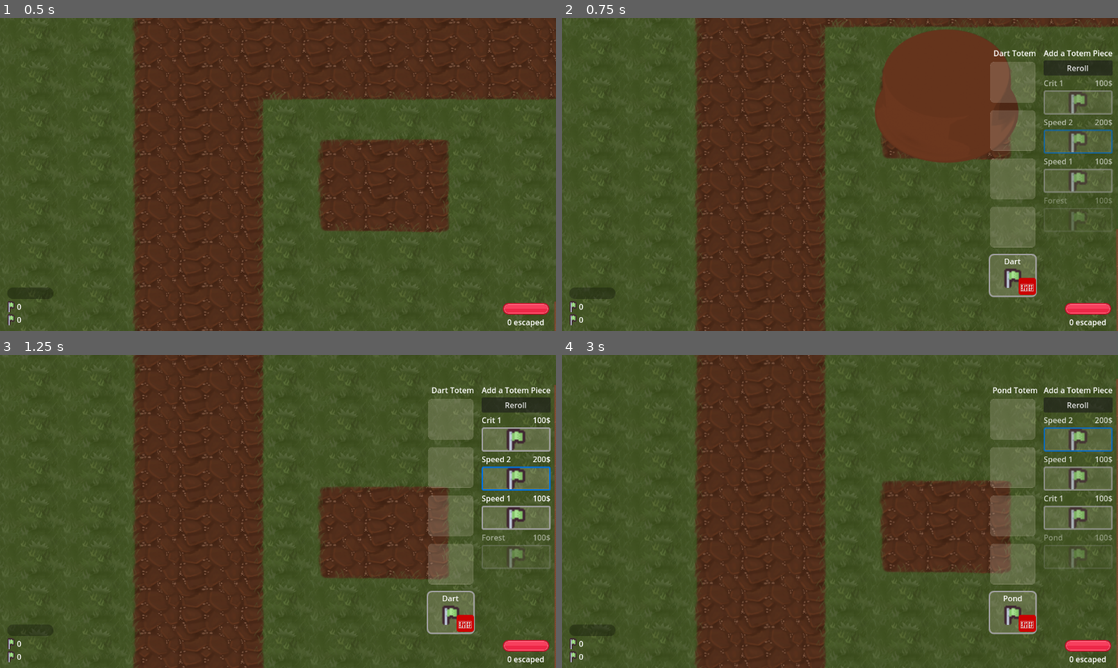
Above: before the commit, frames 1-4 (two rows, left to right).
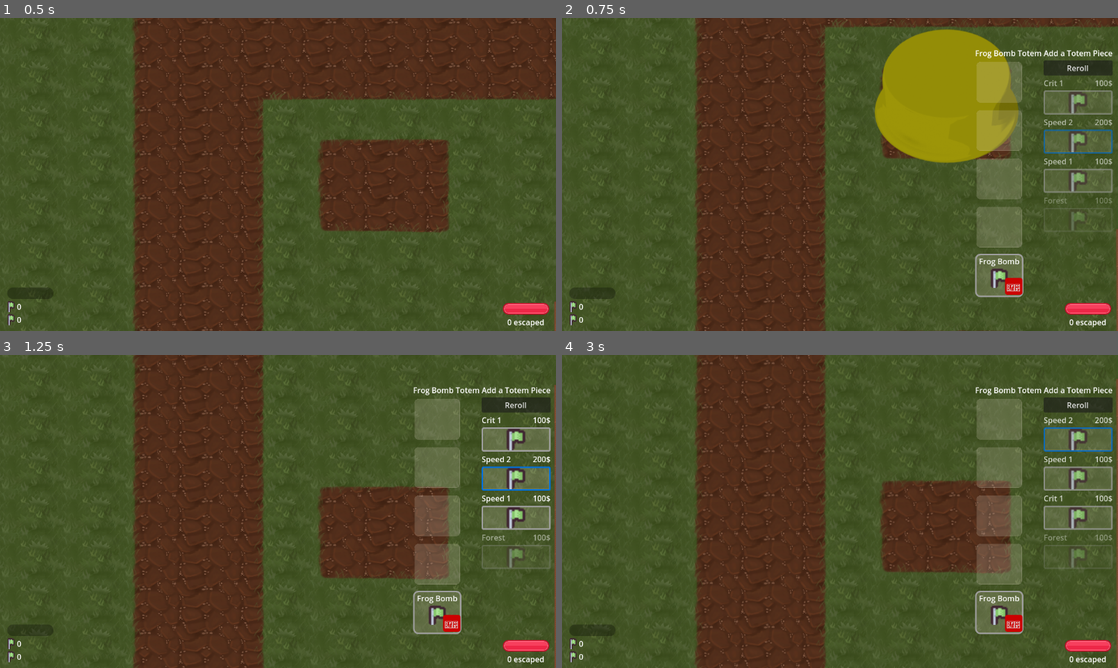
Above: after the commit, the same moments.

Repository: Jelleas/gmtk-2025
Game: Godot game, scene res://main_level.tscn
Two runs of this game, one before a commit and one after it. Both use one fixed random seed, a clock stepped at 60 frames per second and the inputs below.
Inputs (mouse positions are in pixels of both pictures, inside the frame that each line leads up to):
- Up to frame 1 (0.5 s): no input
- Up to frame 2 (0.75 s): tap Enter at 0.5 s; move the mouse to (962, 158) at 0.52 s; hold Down (camera_move_down) from 0.53 s (still down); click (962, 158) at 0.67 s
- Up to frame 3 (1.25 s): keep holding Down (camera_move_down)
- Up to frame 4 (3 s): release Down (camera_move_down) at 1.25 s; click "🗑️" at 1.25 s; click "Reroll" at 2 s; click (1079, 555) at 2.75 s

Frame 1 is identical in both runs. In frame 2, 12% of the frame differs, in the area x 56-87%, y 3-90%; in frame 3, 3.8%; in frame 4, 3.8%.

Commit message:
add frog bomb totem base

Diff:
--- a/totem/dart/attack_area.gd
+++ /dev/null
@@ -1,15 +0,0 @@
-extends Area2D
-
-signal target_detected(target)
-
-@export var detection_radius := 32.0
-
-func _ready():
-	$CollisionShape2D.shape.radius = detection_radius
-	monitoring = true
-	monitorable = true
-	connect("body_entered", _on_body_entered)
-
-func _on_body_entered(body):
-	if body.is_in_group("enemy"):
-		emit_signal("target_detected", body)
--- a/totem/dart/dart.tscn
+++ b/totem/dart/dart.tscn
@@ -4,7 +4,7 @@
 
 [sub_resource type="CircleShape2D" id="CircleShape2D_yc6he"]
 
-[node name="Dart" type="Node2D"]
+[node name="Bomb" type="Node2D"]
 script = ExtResource("1_f4d15")
 
 [node name="AttackArea" type="Area2D" parent="."]
--- a/totem/frog_bomb.gd
+++ b/totem/frog_bomb/frog_bomb.gd
@@ -11,6 +11,13 @@
 var total_energy: float
 var energy_cost: float
 var current_energy: float
+var range: float
+
+var global_pos: Vector2
+var local_pos: Vector2
+
+var locked_target: Area2D
+var attack_area: Area2D
 
 func init(parent_ref):
 	totem = parent_ref
@@ -24,14 +31,34 @@
 	cooldown = totem.base.cooldown
 	total_energy = totem.base.total_energy
 	energy_cost = totem.base.energy_cost
+	range = totem.base.range
+
 
 	totem.damage = totem.base.damage
 	totem.crit_chance = totem.base.crit_chance
 	totem.cooldown = totem.base.cooldown
+	totem.range = totem.base.range
 	totem.total_energy = totem.base.total_energy
 	totem.energy_cost = totem.base.energy_cost
 	totem.produces = totem.base.produces
 	totem.consumes = totem.base.consumes
+
+	global_pos = totem.global_pos
+	local_pos = totem.local_pos
+
+	totem.sprite.modulate = totem.base.sprite_color
+	totem.sprite.global_position = global_pos
+
+	attack_area = $AttackArea
+	attack_area.global_position = local_pos
+	$AttackArea/CollisionShape2D.shape.radius = totem.base.range
+	attack_area.area_entered.connect(_on_attack_area_entered)
+	attack_area.area_exited.connect(_on_attack_area_exited)
+	attack_area.collision_mask = 1
+	attack_area.collision_layer = 1
+	attack_area.set_physics_process(true)
+	attack_area.monitoring = true
+	attack_area.monitorable = true
 
 	is_active = true
 	totem.is_active = true
@@ -42,6 +69,17 @@
 	if(current_energy <= energy_cost):
 		refill_energy()
 
+func _on_attack_area_entered(body: Node2D) -> void:
+	if(!locked_target):
+		locked_target = body
+
+func _on_attack_area_exited(body: Node2D) -> void:
+	if locked_target == body:
+		locked_target = null
+		var target_list = attack_area.get_overlapping_bodies()
+		if(target_list.size() > 0):
+			locked_target = target_list[0]
+
 func refill_energy():
 	if(totem.needs_met):
 		current_energy = total_energy
@@ -49,9 +87,19 @@
 		totem.needs_met = false
 
 func totem_action():
-	if(current_energy >= energy_cost):
+	if(locked_target && current_energy <= energy_cost):
 		current_energy -= energy_cost
-		print("PEW PEW PEW")
+		drop(local_pos, locked_target)
+
+func drop(from: Vector2, target: Area2D):
+	print("test")
+	var to = totem.tile_map_layer.to_local(target.global_position)
+	var projectile_scene = preload("res://totem/frog_bomb/projectile.tscn")
+	var proj = projectile_scene.instantiate()
+	proj.target = target
+	proj.damage = damage
+	proj.global_position = to
+	add_child(proj)
 
 func apply_modifier(modifier: TotemPieces.Modifier):
 	var mod_totem = modifier.apply(totem.base)
--- /dev/null
+++ b/totem/frog_bomb/frog_bomb.tscn
@@ -0,0 +1,29 @@
+[gd_scene load_steps=4 format=3 uid="uid://c18gatq2tlnuy"]
+
+[ext_resource type="Script" uid="uid://b0olvug71j455" path="res://totem/frog_bomb/frog_bomb.gd" id="1_x6ox2"]
+
+[sub_resource type="GDScript" id="GDScript_x6ox2"]
+script/source = "extends Area2D
+
+signal target_detected(target)
+
+func _ready():
+	monitoring = true
+	monitorable = true
+	connect(\"body_entered\", _on_body_entered)
+
+func _on_body_entered(body):
+	if body.is_in_group(\"enemy\"):
+		emit_signal(\"target_detected\", body)
+"
+
+[sub_resource type="CircleShape2D" id="CircleShape2D_x6ox2"]
+
+[node name="FrogBomb" type="Node2D"]
+script = ExtResource("1_x6ox2")
+
+[node name="AttackArea" type="Area2D" parent="."]
+script = SubResource("GDScript_x6ox2")
+
+[node name="CollisionShape2D" type="CollisionShape2D" parent="AttackArea"]
+shape = SubResource("CircleShape2D_x6ox2")
--- /dev/null
+++ b/totem/frog_bomb/projectile.gd
@@ -0,0 +1,37 @@
+extends Area2D
+
+@export var grav := 1400.0
+@export var initial_vertical_speed := -300.0
+
+@onready var sprite = $Sprite2D
+
+var vertical_velocity := 0.0
+var z_height := 0.0
+var radius := 200
+
+var target: Area2D = null
+var damage: int
+
+func _ready():
+	vertical_velocity = initial_vertical_speed
+	$CollisionShape2D.disabled = true
+	$CollisionShape2D.shape.radius = radius
+	monitoring = true
+	monitorable = true
+	collision_layer = 2
+	collision_mask = 1
+	add_to_group("projectile")
+
+func _physics_process(delta):
+	# Apply gravity
+	vertical_velocity += grav * delta
+	z_height += vertical_velocity * delta
+
+	# Simulate drop by adjusting sprite position upward
+	sprite.position.y = z_height
+
+	# When it "lands"
+	if z_height > 0:
+		sprite.position.y = 0
+		$CollisionShape2D.disabled = false
+		queue_free()  # or play impact animation
--- /dev/null
+++ b/totem/frog_bomb/projectile.tscn
@@ -0,0 +1,15 @@
+[gd_scene load_steps=4 format=3 uid="uid://jlrc22rhcswx"]
+
+[ext_resource type="Script" uid="uid://ylyj1ly0qihp" path="res://totem/frog_bomb/projectile.gd" id="1_k7fgj"]
+[ext_resource type="Texture2D" uid="uid://2tgfturtref7" path="res://assets/totems/totem-base.png" id="2_k7fgj"]
+
+[sub_resource type="CircleShape2D" id="CircleShape2D_5v8n2"]
+
+[node name="Projectile" type="Area2D"]
+script = ExtResource("1_k7fgj")
+
+[node name="CollisionShape2D" type="CollisionShape2D" parent="."]
+shape = SubResource("CircleShape2D_5v8n2")
+
+[node name="Sprite2D" type="Sprite2D" parent="."]
+texture = ExtResource("2_k7fgj")
--- a/totem/totem.gd
+++ b/totem/totem.gd
@@ -4,6 +4,7 @@
 
 @export var producer_scene: PackedScene
 @export var dart_scene: PackedScene
+@export var frog_scene: PackedScene
 
 var start: int
 var end: int
@@ -101,15 +102,17 @@
 		return false
 	base = new_base
 
-	if(base.type == TotemPieces.BaseType.PRODUCER):
-		var base_init = producer_scene.instantiate()
-		base_init.init(self)
-		base_scene = base_init
+	var base_init
+	match base.type:
+		TotemPieces.BaseType.PRODUCER:
+			base_init = producer_scene.instantiate()
+		TotemPieces.BaseType.DART:
+			base_init = dart_scene.instantiate()
+		TotemPieces.BaseType.FROGBOMB:
+			base_init = frog_scene.instantiate()
 
-	if(base.type == TotemPieces.BaseType.DART):
-		var base_init = dart_scene.instantiate()
-		base_init.init(self)
-		base_scene = base_init
+	base_init.init(self)
+	base_scene = base_init
 
 	add_child(base_scene)
 
--- a/totem/totem.tscn
+++ b/totem/totem.tscn
@@ -1,22 +1,91 @@
-[gd_scene load_steps=6 format=3 uid="uid://tmkdkgu7s5vv"]
+[gd_scene load_steps=7 format=3 uid="uid://tmkdkgu7s5vv"]
 
 [ext_resource type="Script" uid="uid://buyy73ip5sskn" path="res://totem/totem.gd" id="1_758mn"]
 [ext_resource type="PackedScene" uid="uid://luhkfgf4ylhy" path="res://totem/producer/producer.tscn" id="2_7f103"]
 [ext_resource type="PackedScene" uid="uid://d2gwq2j6nc8uc" path="res://totem/dart/dart.tscn" id="3_xljs4"]
-[ext_resource type="Script" path="res://totem/frog_bomb.gd" id="4_irn1f"]
+[ext_resource type="PackedScene" uid="uid://c18gatq2tlnuy" path="res://totem/frog_bomb/frog_bomb.tscn" id="4_xljs4"]
 [ext_resource type="Texture2D" uid="uid://2tgfturtref7" path="res://assets/totems/totem-base.png" id="5_7f103"]
+
+[sub_resource type="GDScript" id="GDScript_7f103"]
+script/source = "extends Node2D
+
+var totem: Totem
+var is_active = false
+var produces: Array[Res.Type]
+var consumes: Array[Res.Type]
+
+var damage: int
+var crit_chance: float
+var cooldown: float
+var total_energy: float
+var energy_cost: float
+var current_energy: float
+
+func init(parent_ref):
+	totem = parent_ref
+	produces = totem.base.produces
+	consumes = totem.base.consumes
+
+	totem.timer.timeout.connect(totem_action)
+
+	damage = totem.base.damage
+	crit_chance = totem.base.crit_chance
+	cooldown = totem.base.cooldown
+	total_energy = totem.base.total_energy
+	energy_cost = totem.base.energy_cost
+
+	totem.damage = totem.base.damage
+	totem.crit_chance = totem.base.crit_chance
+	totem.cooldown = totem.base.cooldown
+	totem.total_energy = totem.base.total_energy
+	totem.energy_cost = totem.base.energy_cost
+	totem.produces = totem.base.produces
+	totem.consumes = totem.base.consumes
+
+	is_active = true
+	totem.is_active = true
+
+func _process(delta: float) -> void:
+	if !is_active:
+		return
+	if(current_energy <= energy_cost):
+		refill_energy()
+
+func refill_energy():
+	if(totem.needs_met):
+		current_energy = total_energy
+		totem.inventory = []
+		totem.needs_met = false
+
+func totem_action():
+	if(current_energy >= energy_cost):
+		current_energy -= energy_cost
+		print(\"PEW PEW PEW\")
+
+func apply_modifier(modifier: TotemPieces.Modifier):
+	var mod_totem = modifier.apply(totem.base)
+
+	crit_chance = mod_totem.crit_chance
+	cooldown = mod_totem.cooldown
+	damage = mod_totem.damage
+
+	totem.crit_chance = crit_chance
+	totem.cooldown = cooldown
+	totem.damage = damage
+"
 
 [node name="Totem" type="Node2D"]
 script = ExtResource("1_758mn")
 producer_scene = ExtResource("2_7f103")
 dart_scene = ExtResource("3_xljs4")
+frog_scene = ExtResource("4_xljs4")
 
 [node name="Timer" type="Timer" parent="."]
 one_shot = true
 autostart = true
 
 [node name="FrogBomb" type="Node2D" parent="."]
-script = ExtResource("4_irn1f")
+script = SubResource("GDScript_7f103")
 
 [node name="BaseSprite" type="Sprite2D" parent="."]
 texture = ExtResource("5_7f103")
--- a/totem/totem_pieces.gd
+++ b/totem/totem_pieces.gd
@@ -93,8 +93,24 @@
 		energy_cost = 10.0
 		range = 600.0
 
+class FrogBomb extends TotemBase:
+	func _init():
+		name = "Frog Bomb"
+		price = 300
+		type = BaseType.FROGBOMB
+		icon = Sprite2D.new()
+		sprite_color = Color.html("#ebdf0c")
+		damage = 50
+		cooldown = 3.0
+		crit_chance = 0.10
+		consumes = [Res.Type.FROG]
+		produces = []
+		total_energy = 100.0
+		energy_cost = 20.0
+		range = 600.0
+
 static var base_types: Array[TotemBase] = [
-	Forest.new(), Pond.new(), Dart.new()
+	Forest.new(), Pond.new(), Dart.new(), FrogBomb.new()
 ]
 
 class Modifier extends TotemPiece:
--- a/ui/totem_interface.gd
+++ b/ui/totem_interface.gd
@@ -37,7 +37,9 @@
 			totem_scene.set_base(TotemPieces.base_types[1])
 		3:
 			totem_scene.set_base(TotemPieces.base_types[1])
-		_:
+		4:
+			totem_scene.set_base(TotemPieces.FrogBomb.new())
+		5:
 			totem_scene.set_base(TotemPieces.Dart.new())
 	return totem_scene
 
Not shown: 1 places in main_level.tscn that only renumber resources
Not shown: 1 places in monster/blobboii_spriteframes.tres that only renumber resources
Not shown, removed: totem/dart/attack_area.gd.uid
Not shown, removed: totem/frog_bomb.gd.uid
Not shown, added: totem/frog_bomb/frog_bomb.gd.uid
Not shown, added: totem/frog_bomb/projectile.gd.uid
